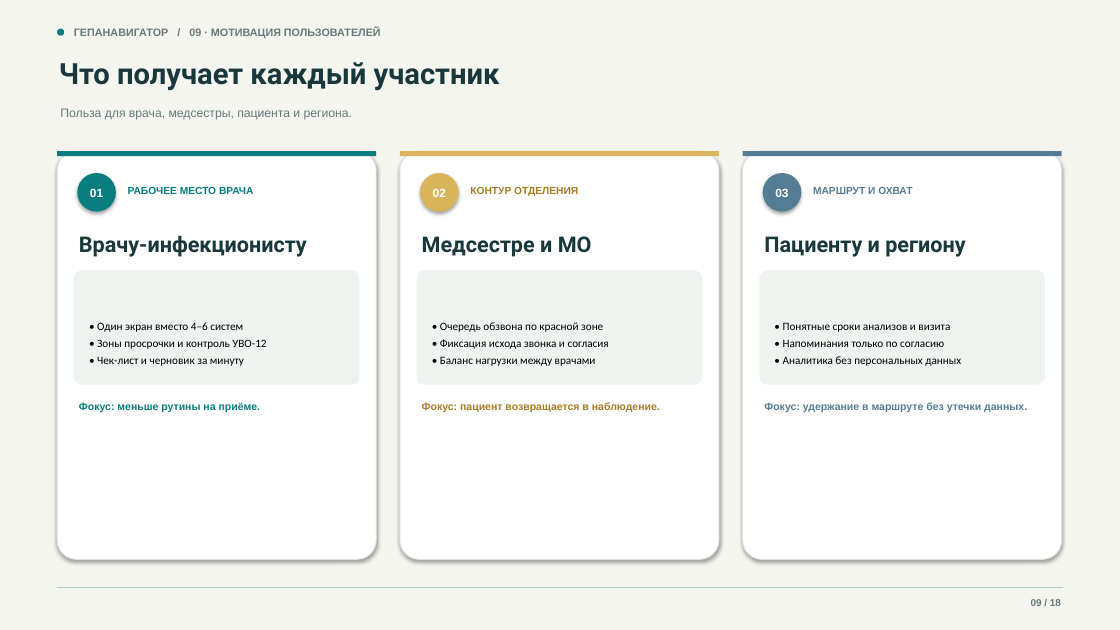
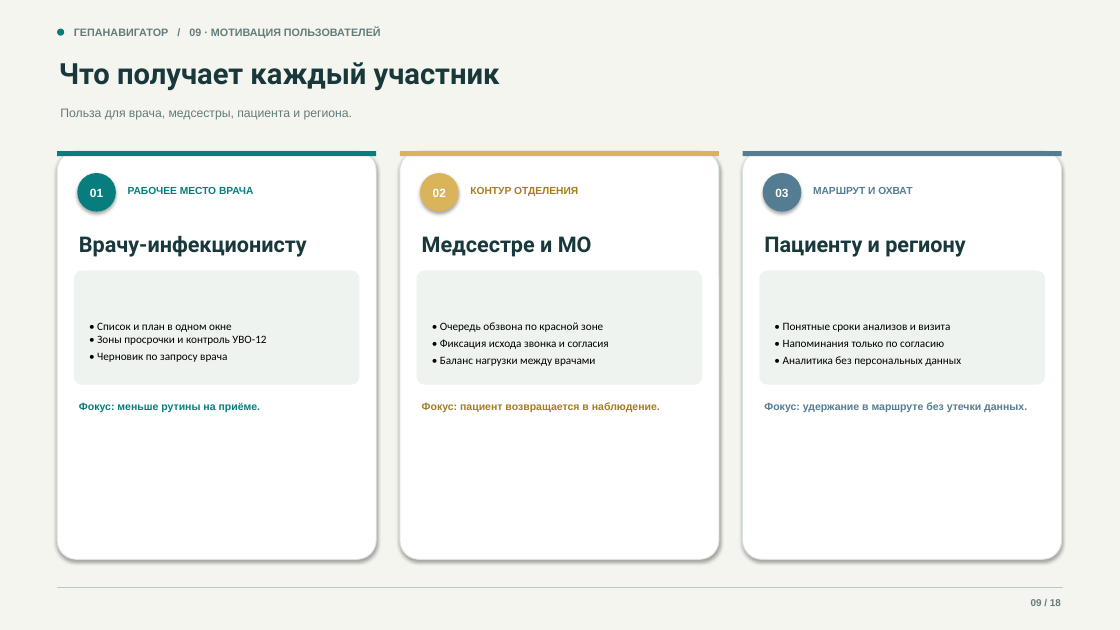
Before and after one commit to devenportg/GepaNavigator, a slide deck: slide 9 of deliverables/GepaNavigator_release.pptx. Drawn at 1120x630 pixels with LibreOffice and Linux fonts; fonts in the diff are those of the drawing. Boxes give left, top, right and bottom in pixels: in the first picture for what was removed or moved away, otherwise in the second. Text is boxed around its words. In the diff, an @@ line names an element or a change of style, - is before the commit and + after.

```diff
--- a/deliverables/GepaNavigator_release.pptx
+++ b/deliverables/GepaNavigator_release.pptx
@@ text at <box>97,322,266,362</box>: text changed @@
-• Один экран вместо 4–6 систем
-• Зоны просрочки и контроль УВО-12
-• Чек-лист и черновик за минуту
+• Список и план в одном окне
+• Зоны просрочки и контроль УВО-12
+• Черновик по запросу врача
```
Also in this commit, not shown: 10 other slides changed, 9 other files.
